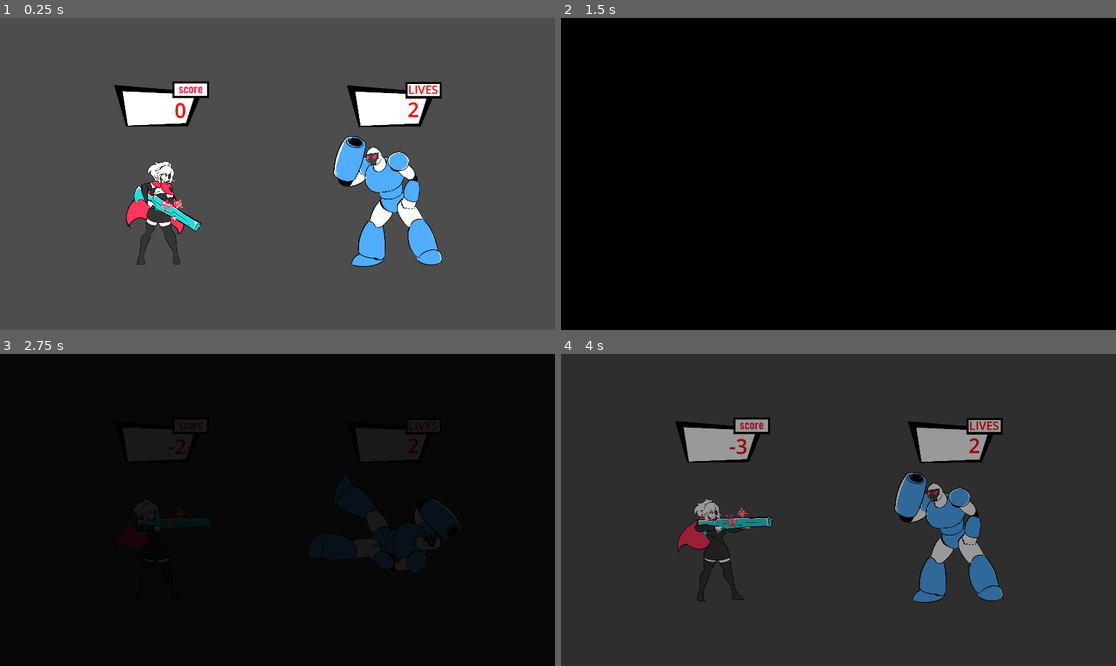
Above: before the commit, frames 1-4 (two rows, left to right).
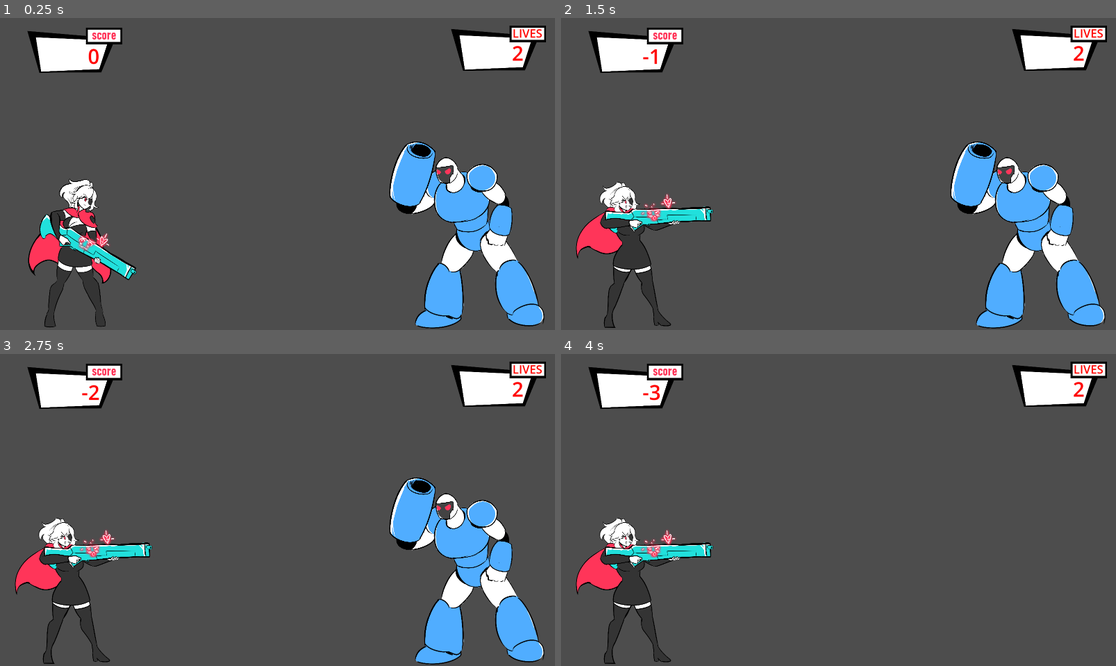
Above: after the commit, the same moments.

Repository: LaceSpades/Brackeys-2025.2
Game: Godot game, scene res://scenes/game.tscn
Same seed, same stepped clock (60 frames per second), same inputs: the game is played once before the commit and once after it. This scene is started directly instead of the project's main scene.
Inputs:
- Up to frame 1 (0.25 s): no input
- Up to frame 2 (1.5 s): tap Enter at 0.5 s; tap Space (interact) at 0.6, 1.35 s
- Up to frame 3 (2.75 s): tap Space (interact) at 2.1 s
- Up to frame 4 (4 s): tap Space (interact) at 2.85, 3.6 s

The runs differ from the first frame. In frame 1, 24% of the frame differs, in the area x 4-99%, y 2-100%; in frame 2, 98%; in frame 3, 98%; in frame 4, 98%, in the area x 0-100%, y 0-100%.

Commit message:
Add some visual flair

Diff:
--- a/scenes/blue_enemy.tscn
+++ b/scenes/blue_enemy.tscn
@@ -30,6 +30,8 @@
 
 [node name="Enemy" instance=ExtResource("1_hnbq3")]
 
-[node name="Sprite" parent="." index="4"]
+[node name="Sprite" parent="." index="3"]
 sprite_frames = SubResource("SpriteFrames_6iv21")
-animation = &"idle"
+
+[node name="CollisionShape2D" parent="." index="4"]
+position = Vector2(-81, -353)
--- a/scenes/enemy.tscn
+++ b/scenes/enemy.tscn
@@ -1,13 +1,12 @@
-[gd_scene load_steps=8 format=3 uid="uid://biicec4xpag0v"]
+[gd_scene load_steps=10 format=3 uid="uid://biicec4xpag0v"]
 
 [ext_resource type="Script" uid="uid://b6w3j3bv5og3d" path="res://scripts/enemy.gd" id="1_md0e3"]
 [ext_resource type="PackedScene" uid="uid://c5v17ylj0t853" path="res://scenes/projectile.tscn" id="2_4ra3w"]
 [ext_resource type="Texture2D" uid="uid://d3mdix15oveap" path="res://assets/sprites/Cannon_Head_01_Idle.png" id="3_5uy6h"]
 [ext_resource type="Texture2D" uid="uid://dpgl3hagyqjgb" path="res://assets/sprites/Cannon_Head_02_Shot_Fired.png" id="3_c4w8v"]
 [ext_resource type="Texture2D" uid="uid://bp4qlqg5sso57" path="res://assets/sprites/Exclamation_mark.png" id="4_c4w8v"]
-
-[sub_resource type="RectangleShape2D" id="RectangleShape2D_7p1mj"]
-size = Vector2(148, 585)
+[ext_resource type="Texture2D" uid="uid://htd6ghajr7bw" path="res://assets/sprites/Rifleflash.png" id="6_xwavj"]
+[ext_resource type="Texture2D" uid="uid://cmrfivk27jbuk" path="res://assets/sprites/Particle_Effects.png" id="7_nenq2"]
 
 [sub_resource type="SpriteFrames" id="SpriteFrames_md484"]
 animations = [{
@@ -33,14 +32,13 @@
 "speed": 5.0
 }]
 
+[sub_resource type="RectangleShape2D" id="RectangleShape2D_7p1mj"]
+size = Vector2(413, 703)
+
 [node name="Enemy" type="Area2D"]
 collision_layer = 2
 script = ExtResource("1_md0e3")
 _bullet = ExtResource("2_4ra3w")
-
-[node name="CollisionShape2D" type="CollisionShape2D" parent="."]
-position = Vector2(-13, -290.5)
-shape = SubResource("RectangleShape2D_7p1mj")
 
 [node name="WarningTimer" type="Timer" parent="."]
 one_shot = true
@@ -48,18 +46,39 @@
 [node name="AttackTimer" type="Timer" parent="."]
 one_shot = true
 
-[node name="Warning" type="Sprite2D" parent="."]
-visible = false
-position = Vector2(-61, -446)
-scale = Vector2(0.109722, 0.137346)
-texture = ExtResource("4_c4w8v")
+[node name="FlashTimer" type="Timer" parent="."]
+wait_time = 0.1
+one_shot = true
 
 [node name="Sprite" type="AnimatedSprite2D" parent="."]
-position = Vector2(-62, -225)
-scale = Vector2(0.175, 0.175)
+position = Vector2(-105, -328)
+scale = Vector2(0.25, 0.25)
 sprite_frames = SubResource("SpriteFrames_md484")
 animation = &"attack"
 autoplay = "idle"
 
+[node name="CollisionShape2D" type="CollisionShape2D" parent="."]
+position = Vector2(-81.5, -349.5)
+shape = SubResource("RectangleShape2D_7p1mj")
+
+[node name="Warning" type="Sprite2D" parent="."]
+visible = false
+position = Vector2(-100, -639)
+scale = Vector2(0.25, 0.25)
+texture = ExtResource("4_c4w8v")
+
+[node name="MuzzleFlash" type="Sprite2D" parent="."]
+visible = false
+position = Vector2(-456, -409)
+scale = Vector2(-0.25, -0.25)
+texture = ExtResource("6_xwavj")
+
+[node name="HitMarker" type="Sprite2D" parent="."]
+visible = false
+position = Vector2(-112, -431)
+scale = Vector2(0.25, 0.25)
+texture = ExtResource("7_nenq2")
+
 [connection signal="timeout" from="WarningTimer" to="." method="_on_timer_timeout"]
 [connection signal="timeout" from="AttackTimer" to="." method="_on_attack_timer_timeout"]
+[connection signal="timeout" from="FlashTimer" to="." method="_on_flash_timer_timeout"]
--- a/scenes/game.tscn
+++ b/scenes/game.tscn
@@ -29,25 +29,26 @@
 one_shot = true
 
 [node name="Player" parent="." node_paths=PackedStringArray("game_manager") instance=ExtResource("1_uwrxv")]
-position = Vector2(-416, 315)
+position = Vector2(-710, 533)
 game_manager = NodePath("..")
 
 [node name="Transition" type="Sprite2D" parent="."]
+visible = false
 z_index = 1
 position = Vector2(-3.74973, -0.499924)
 scale = Vector2(5.35972, 3.34876)
 texture = ExtResource("2_lbhrr")
 
 [node name="ScoreOverlay" type="Sprite2D" parent="."]
-position = Vector2(-402, -240)
+position = Vector2(-702, -426.8)
 scale = Vector2(0.37, 0.37)
 texture = ExtResource("5_iywne")
 
 [node name="Label" type="Label" parent="."]
-offset_left = -610.0
-offset_top = -269.0
-offset_right = -316.0
-offset_bottom = -132.0
+offset_left = -910.0
+offset_top = -455.8
+offset_right = -616.0
+offset_bottom = -318.8
 text = "0"
 label_settings = ExtResource("5_gee14")
 horizontal_alignment = 2
@@ -57,23 +58,23 @@
 autoplay = true
 
 [node name="ScoreOverlayBlank" type="Sprite2D" parent="."]
-position = Vector2(403, -239)
+position = Vector2(763.6, -433.8)
 scale = Vector2(0.37, 0.37)
 texture = ExtResource("7_u5sy4")
 
 [node name="Label2" type="Label" parent="."]
-offset_left = 452.0
-offset_top = -320.0
-offset_right = 768.0
-offset_bottom = -210.0
+offset_left = 812.6
+offset_top = -514.8
+offset_right = 1128.6
+offset_bottom = -404.8
 text = "LIVES"
 label_settings = SubResource("LabelSettings_gee14")
 
 [node name="Label3" type="Label" parent="."]
-offset_left = 450.0
-offset_top = -272.0
-offset_right = 490.0
-offset_bottom = -176.0
+offset_left = 810.6
+offset_top = -466.8
+offset_right = 850.6
+offset_bottom = -370.8
 text = "5"
 label_settings = ExtResource("5_gee14")
 
--- a/scenes/player.tscn
+++ b/scenes/player.tscn
@@ -1,9 +1,11 @@
-[gd_scene load_steps=7 format=3 uid="uid://dvke3s2413ele"]
+[gd_scene load_steps=9 format=3 uid="uid://dvke3s2413ele"]
 
 [ext_resource type="Texture2D" uid="uid://ifsclfax24f2" path="res://assets/sprites/Vendetta_01_Idle_Pose.png" id="1_3vyb7"]
 [ext_resource type="Script" uid="uid://dqvhx7oigbhsi" path="res://scripts/player.gd" id="1_g2els"]
 [ext_resource type="Texture2D" uid="uid://cl2x7g08k2in" path="res://assets/sprites/Vendetta_02_Shot_Fired.png" id="3_dqkch"]
 [ext_resource type="PackedScene" uid="uid://c5v17ylj0t853" path="res://scenes/projectile.tscn" id="3_qhqgy"]
+[ext_resource type="Texture2D" uid="uid://htd6ghajr7bw" path="res://assets/sprites/Rifleflash.png" id="5_qlg0r"]
+[ext_resource type="Texture2D" uid="uid://cmrfivk27jbuk" path="res://assets/sprites/Particle_Effects.png" id="6_tuyoq"]
 
 [sub_resource type="SpriteFrames" id="SpriteFrames_3vyb7"]
 animations = [{
@@ -30,20 +32,38 @@
 }]
 
 [sub_resource type="RectangleShape2D" id="RectangleShape2D_u8vuu"]
-size = Vector2(112, 484.5)
+size = Vector2(112, 599.5)
 
 [node name="Player" type="Area2D"]
 collision_mask = 2
 script = ExtResource("1_g2els")
 _bullet = ExtResource("3_qhqgy")
 
-[node name="AnimatedSprite2D" type="AnimatedSprite2D" parent="."]
-position = Vector2(22, -176)
-scale = Vector2(0.175, 0.175)
+[node name="Sprite" type="AnimatedSprite2D" parent="."]
+position = Vector2(34, -253)
+scale = Vector2(0.25, 0.25)
 sprite_frames = SubResource("SpriteFrames_3vyb7")
 animation = &"attack"
 autoplay = "idle"
 
 [node name="CollisionShape2D" type="CollisionShape2D" parent="."]
-position = Vector2(-8, -241.75)
+position = Vector2(-8, -299.25)
 shape = SubResource("RectangleShape2D_u8vuu")
+
+[node name="FlashTimer" type="Timer" parent="."]
+wait_time = 0.1
+one_shot = true
+
+[node name="MuzzleFlash" type="Sprite2D" parent="."]
+visible = false
+position = Vector2(337, -418)
+scale = Vector2(0.25, 0.25)
+texture = ExtResource("5_qlg0r")
+
+[node name="HitMarker" type="Sprite2D" parent="."]
+visible = false
+position = Vector2(14, -344)
+scale = Vector2(0.25, 0.25)
+texture = ExtResource("6_tuyoq")
+
+[connection signal="timeout" from="FlashTimer" to="." method="_on_flash_timer_timeout"]
--- a/scenes/projectile.tscn
+++ b/scenes/projectile.tscn
@@ -1,10 +1,11 @@
-[gd_scene load_steps=4 format=3 uid="uid://c5v17ylj0t853"]
+[gd_scene load_steps=5 format=3 uid="uid://c5v17ylj0t853"]
 
-[ext_resource type="Texture2D" uid="uid://dmyvqgxrrjp8g" path="res://assets/sprites/projectile.png" id="1_c8fcr"]
 [ext_resource type="Script" uid="uid://bqbw3aqrptat2" path="res://scripts/projectile.gd" id="1_q3m7n"]
+[ext_resource type="Texture2D" uid="uid://diukaavm1dd17" path="res://assets/sprites/Projectile.png" id="2_q3m7n"]
+[ext_resource type="Texture2D" uid="uid://cmrfivk27jbuk" path="res://assets/sprites/Particle_Effects.png" id="3_softn"]
 
 [sub_resource type="RectangleShape2D" id="RectangleShape2D_6aapk"]
-size = Vector2(359, 322)
+size = Vector2(84, 439)
 
 [node name="Projectile" type="Area2D"]
 collision_layer = 0
@@ -12,10 +13,17 @@
 script = ExtResource("1_q3m7n")
 
 [node name="Sprite2D" type="Sprite2D" parent="."]
-texture = ExtResource("1_c8fcr")
+scale = Vector2(0.25, 0.25)
+texture = ExtResource("2_q3m7n")
+
+[node name="Sparks" type="Sprite2D" parent="."]
+visible = false
+position = Vector2(0, 0.5)
+scale = Vector2(0.25, 0.25)
+texture = ExtResource("3_softn")
 
 [node name="CollisionShape2D" type="CollisionShape2D" parent="."]
-position = Vector2(1, 1)
+position = Vector2(0, 4.5)
 shape = SubResource("RectangleShape2D_6aapk")
 
 [connection signal="area_entered" from="." to="." method="_on_area_entered"]
--- a/scenes/red_enemy.tscn
+++ b/scenes/red_enemy.tscn
@@ -30,6 +30,8 @@
 
 [node name="Enemy" instance=ExtResource("1_fsb3w")]
 
-[node name="Sprite" parent="." index="4"]
+[node name="Sprite" parent="." index="3"]
 sprite_frames = SubResource("SpriteFrames_f3bb0")
-animation = &"idle"
+
+[node name="CollisionShape2D" parent="." index="4"]
+position = Vector2(-81, -347)
--- a/scenes/yellow_enemy.tscn
+++ b/scenes/yellow_enemy.tscn
@@ -30,6 +30,8 @@
 
 [node name="Enemy" instance=ExtResource("1_2uwp8")]
 
-[node name="Sprite" parent="." index="4"]
+[node name="Sprite" parent="." index="3"]
 sprite_frames = SubResource("SpriteFrames_agwxt")
-animation = &"idle"
+
+[node name="CollisionShape2D" parent="." index="4"]
+position = Vector2(-81, -351)
--- a/scripts/enemy.gd
+++ b/scripts/enemy.gd
@@ -6,6 +6,9 @@
 @onready var attack_timer: Timer = $AttackTimer
 @onready var warning: Sprite2D = $Warning
 @onready var sprite: AnimatedSprite2D = $Sprite
+@onready var flash_timer: Timer = $FlashTimer
+@onready var muzzle_flash: Sprite2D = $MuzzleFlash
+@onready var hit_marker: Sprite2D = $HitMarker
 
 var rng: RandomNumberGenerator;
 var health = 2;
@@ -15,9 +18,9 @@
 	rng = RandomNumberGenerator.new()
 
 func round_reset() -> void:
+	sprite.animation = "idle"
 	warning.visible = false
 	warned_player = false
-	sprite.animation = "idle"
 
 func reset() -> void:
 	health = 1
@@ -47,6 +50,37 @@
 	bullet.direction = -1
 	bullet.set_collision_layer_value(2, true)
 	bullet.set_collision_mask_value(1, true)
+	bullet.global_position.x = 282.0
+	bullet.global_position.y = 100
+	muzzle_flash.visible = true
+	warning.visible = false
+	warned_player = false
+	flash_timer.start()
 
 func die() -> void:
-	sprite.rotation = 90
+	sprite.self_modulate.a = 0
+	await get_tree().create_timer(0.2).timeout
+	sprite.self_modulate.a = 1
+	await get_tree().create_timer(0.1).timeout
+	sprite.self_modulate.a = 0
+	await get_tree().create_timer(0.05).timeout
+	sprite.self_modulate.a = 1
+	await get_tree().create_timer(0.25).timeout
+	sprite.self_modulate.a = 0
+
+func take_damage(amount: int) -> void:
+	warning.visible = false
+	warned_player = false
+	health -= amount
+	hit_marker.visible = true
+	get_tree().create_timer(0.1).timeout.connect(Callable(self, "remove_hit_marker"))
+	await get_tree().create_timer(0.1).timeout
+	sprite.self_modulate.a = 0
+	await get_tree().create_timer(0.2).timeout
+	sprite.self_modulate.a = 1
+
+func remove_hit_marker() -> void:
+	hit_marker.visible = false
+
+func _on_flash_timer_timeout() -> void:
+	muzzle_flash.visible = false
--- a/scripts/game_manager.gd
+++ b/scripts/game_manager.gd
@@ -46,8 +46,8 @@
 
 func start_encounter() -> void:
 	current_enemy = enemies.pop_front()
-	current_enemy.global_position.x = 443.0
-	current_enemy.global_position.y = 312.0
+	current_enemy.global_position.x = 759.0
+	current_enemy.global_position.y = 528.0
 	add_child(current_enemy)
 
 	start_round()
@@ -63,7 +63,7 @@
 		current_enemy.stop_timers()
 
 func player_hit() -> void:
-	player.health -= 1
+	player.take_damage(1)
 	if player.health <= 0:
 		player.die()
 		update_lives()
@@ -80,7 +80,7 @@
 		Globals.score -= 1
 	current_enemy.stop_timers()
 
-	current_enemy.health -= 1
+	current_enemy.take_damage(1)
 	if current_enemy.health <= 0:
 		current_enemy.die()
 	end_round()
--- a/scripts/player.gd
+++ b/scripts/player.gd
@@ -3,7 +3,10 @@
 
 @export var _bullet : PackedScene
 @export var game_manager: GameManager
-@onready var animated_sprite_2d: AnimatedSprite2D = $AnimatedSprite2D
+@onready var sprite: AnimatedSprite2D = $Sprite
+@onready var muzzle_flash: Sprite2D = $MuzzleFlash
+@onready var flash_timer: Timer = $FlashTimer
+@onready var hit_marker: Sprite2D = $HitMarker
 
 var shot: bool;
 var health = 1;
@@ -11,8 +14,8 @@
 func round_reset() -> void:
 	shot = false
 	health = 1
-	animated_sprite_2d.rotation = 0
-	animated_sprite_2d.animation = "idle"
+	sprite.self_modulate.a = 1
+	sprite.animation = "idle"
 
 func reset() -> void:
 	shot = false
@@ -21,16 +24,45 @@
 func _process(delta: float) -> void:
 	if health > 0:
 		if Input.is_action_just_pressed("interact") and not shot:
+			# Create a bullet
 			var bullet : Bullet = _bullet.instantiate()
 			add_child(bullet)
 			bullet.direction = 1
 			bullet.set_collision_layer_value(1, true)
 			bullet.set_collision_mask_value(2, true)
 			bullet.game_manager = game_manager
+			bullet.global_position.x = -406.0
+			bullet.global_position.y = 126.0
+
+			muzzle_flash.visible = true
+			flash_timer.start()
 			shot = true
-			animated_sprite_2d.animation = "attack"
+			sprite.animation = "attack"
 			game_manager.player_attacks()
 
 func die() -> void:
-	animated_sprite_2d.rotation = -90
+	sprite.self_modulate.a = 0
+	await get_tree().create_timer(0.2).timeout
+	sprite.self_modulate.a = 1
+	await get_tree().create_timer(0.1).timeout
+	sprite.self_modulate.a = 0
+	await get_tree().create_timer(0.05).timeout
+	sprite.self_modulate.a = 1
+	await get_tree().create_timer(0.25).timeout
+	sprite.self_modulate.a = 0
 	Globals.player_lives -= 1
+
+func take_damage(amount: int) -> void:
+	health -= amount
+	sprite.self_modulate.a = 0
+	hit_marker.visible = true
+	get_tree().create_timer(0.1).timeout.connect(Callable(self, "remove_hit_marker"))
+	await get_tree().create_timer(0.1).timeout
+	await get_tree().create_timer(0.2).timeout
+	sprite.self_modulate.a = 1
+
+func remove_hit_marker() -> void:
+	hit_marker.visible = false
+
+func _on_flash_timer_timeout() -> void:
+	muzzle_flash.visible = false
--- a/scripts/projectile.gd
+++ b/scripts/projectile.gd
@@ -2,8 +2,11 @@
 class_name Bullet
 
 var game_manager: GameManager
+@onready var sparks: Sprite2D = $Sparks
+@onready var sprite_2d: Sprite2D = $Sprite2D
+var rng = RandomNumberGenerator.new();
 
-const SPEED = 4000;
+const SPEED = 6000;
 var direction = 1
 
 func _process(delta: float) -> void:
@@ -19,5 +22,11 @@
 		game_manager.enemy_hit()
 		self.queue_free()
 	else:
-		area.queue_free()
 		game_manager.bullet_hit()
+		direction = 0
+		sparks.visible = true
+		sprite_2d.visible = false
+		self.global_position = area.global_position
+		self.rotation = rng.randf_range(0, 360)
+		await get_tree().create_timer(0.2).timeout
+		self.queue_free()
Binary file added: assets/sprites/Particle_Effects.png
Not shown, added: assets/sprites/Particle_Effects.png.import
Binary file added: assets/sprites/Projectile.png
Not shown, added: assets/sprites/Projectile.png.import
Binary file added: assets/sprites/Rifleflash.png
Not shown, added: assets/sprites/Rifleflash.png.import
